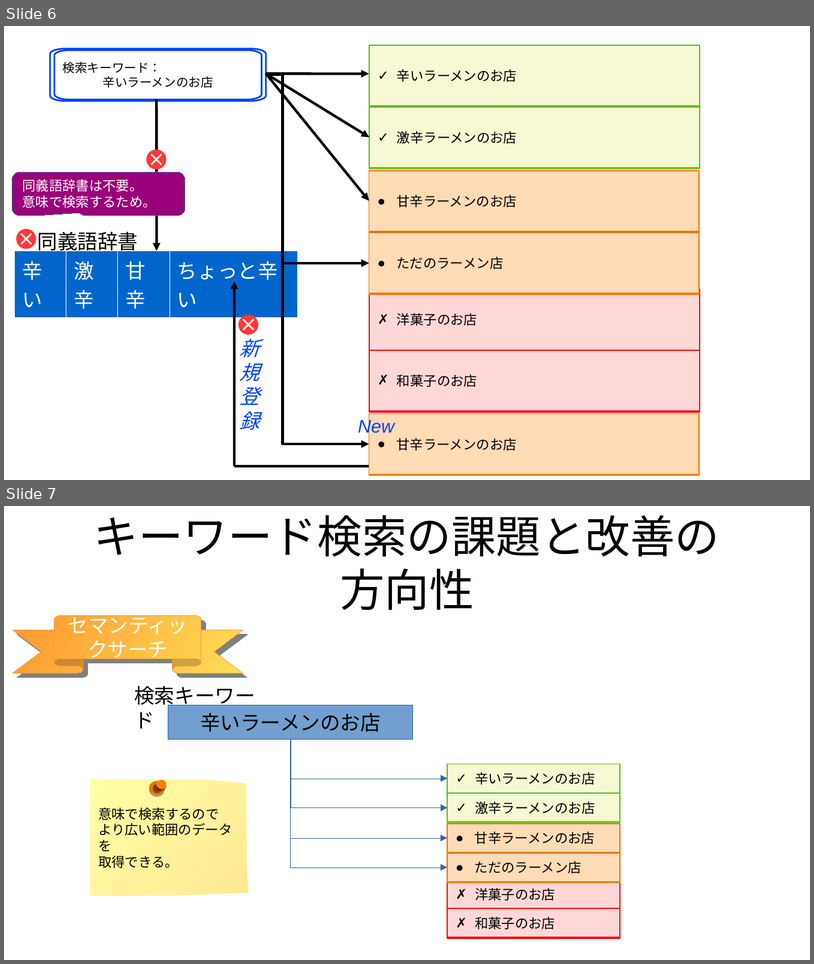
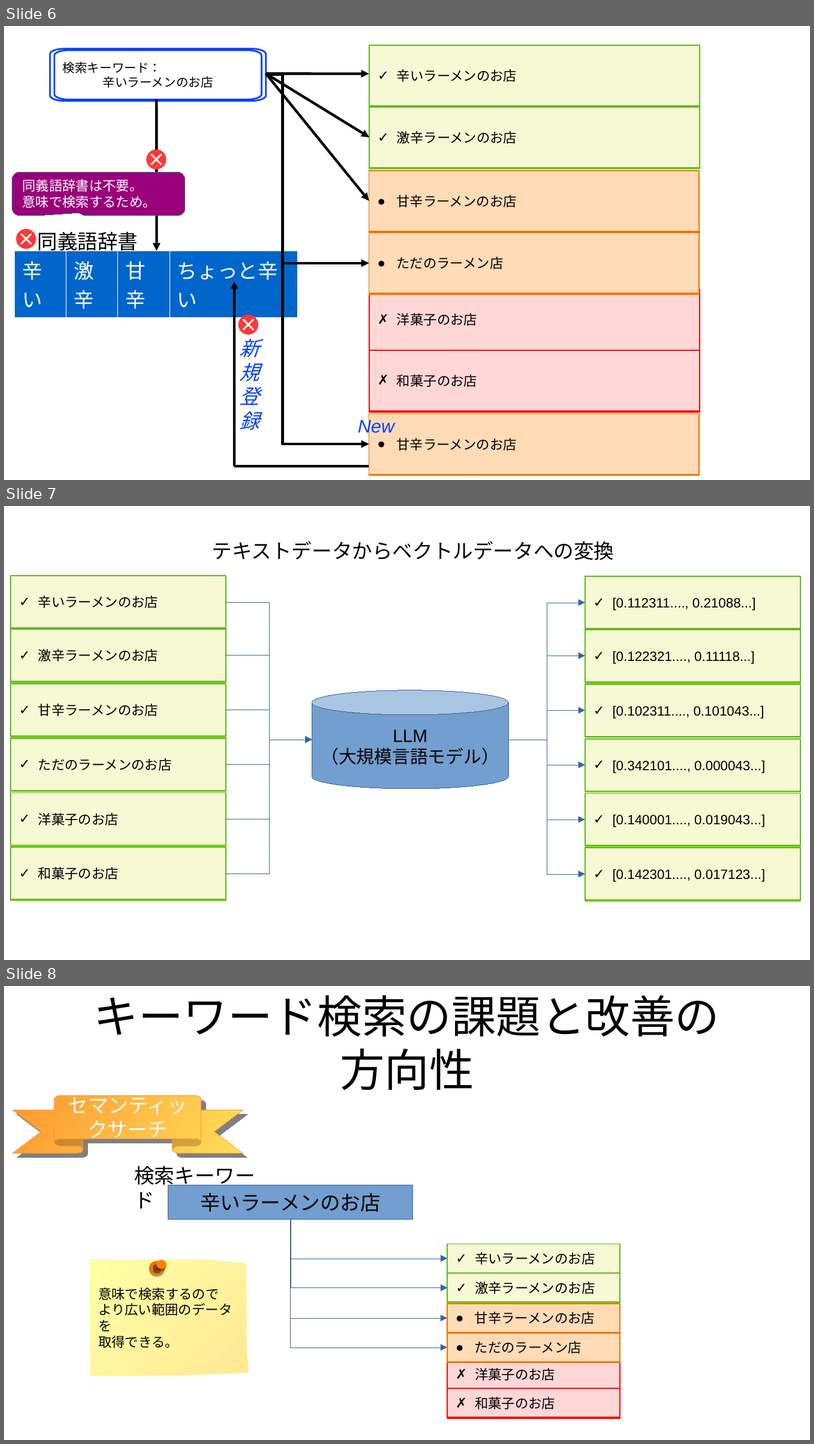
Before and after one commit to komainu8/rabbit-slide-komainu8-postgresql-conference-japan-2025, a slide deck: images.odp. Shown one above the other, each under a label of ours: slides 6 and 7 before the commit, slides 6, 7 and 8 after it. The pictures are 814x964 and 814x1444 pixels, drawn with LibreOffice and Linux fonts; fonts in the diff are those of the drawing. Boxes give left, top, right and bottom in pixels: in the first picture for what was removed or moved away, otherwise in the second. Text is boxed around its words. In the diff, an @@ line names an element or a change of style, - is before the commit and + after.

```diff
--- a/images.odp
+++ b/images.odp
@@ slide 7 added at <box>4,506,810,960</box>, background #FFFFFF @@
@@ text added at <box>212,541,615,560</box>, 18 pt, text #000000 @@
+テキストデータからベクトルデータへの変換
@@ rectangle added at <box>11,576,226,628</box>, fill #F6F9D4, outline #5EB91E 0.99 pt, 12 pt, text #000000 @@
+✓ 辛いラーメンのお店
@@ rectangle added at <box>585,576,801,628</box>, fill #F6F9D4, outline #5EB91E 0.99 pt, 12 pt, text #000000 @@
+✓ [0.112311...., 0.21088...]
@@ elbow arrow added from (227, 602) to (312, 739), #3465A4 0 pt @@
@@ elbow arrow added from (509, 739) to (585, 603), #3465A4 0 pt @@
@@ rectangle added at <box>11,630,226,682</box>, fill #F6F9D4, outline #5EB91E 0.99 pt, 12 pt, text #000000 @@
+✓ 激辛ラーメンのお店
@@ rectangle added at <box>585,630,801,682</box>, fill #F6F9D4, outline #5EB91E 0.99 pt, 12 pt, text #000000 @@
+✓ [0.122321...., 0.11118...]
@@ elbow arrow added from (227, 655) to (312, 739), #3465A4 0 pt @@
@@ elbow arrow added from (509, 739) to (585, 656), #3465A4 0 pt @@
@@ rectangle added at <box>11,684,226,736</box>, fill #F6F9D4, outline #5EB91E 0.99 pt, 12 pt, text #000000 @@
+✓ 甘辛ラーメンのお店
@@ rectangle added at <box>585,684,801,736</box>, fill #F6F9D4, outline #5EB91E 0.99 pt, 12 pt, text #000000 @@
+✓ [0.102311...., 0.101043...]
@@ cylinder added at <box>312,690,509,788</box>, fill #729FCF, outline #3465A4 0 pt, 16 pt, text #000000 @@
+LLM
+（大規模言語モデル）
@@ elbow arrow added from (227, 709) to (312, 739), #3465A4 0 pt @@
@@ elbow arrow added from (509, 739) to (585, 710), #3465A4 0 pt @@
@@ rectangle added at <box>11,738,226,790</box>, fill #F6F9D4, outline #5EB91E 0.99 pt, 12 pt, text #000000 @@
+✓ ただのラーメンのお店
@@ elbow arrow added from (227, 764) to (312, 739), #3465A4 0 pt @@
@@ elbow arrow added from (227, 819) to (312, 739), #3465A4 0 pt @@
@@ elbow arrow added from (227, 873) to (312, 739), #3465A4 0 pt @@
@@ elbow arrow added from (509, 739) to (585, 765), #3465A4 0 pt @@
@@ elbow arrow added from (509, 739) to (585, 819), #3465A4 0 pt @@
@@ elbow arrow added from (509, 739) to (585, 874), #3465A4 0 pt @@
@@ rectangle added at <box>585,738,801,790</box>, fill #F6F9D4, outline #5EB91E 0.99 pt, 12 pt, text #000000 @@
+✓ [0.342101...., 0.000043...]
@@ rectangle added at <box>11,792,226,844</box>, fill #F6F9D4, outline #5EB91E 0.99 pt, 12 pt, text #000000 @@
+✓ 洋菓子のお店
@@ rectangle added at <box>585,793,801,846</box>, fill #F6F9D4, outline #5EB91E 0.99 pt, 12 pt, text #000000 @@
+✓ [0.140001...., 0.019043...]
@@ rectangle added at <box>11,847,226,900</box>, fill #F6F9D4, outline #5EB91E 0.99 pt, 12 pt, text #000000 @@
+✓ 和菓子のお店
@@ rectangle added at <box>585,848,801,900</box>, fill #F6F9D4, outline #5EB91E 0.99 pt, 12 pt, text #000000 @@
+✓ [0.142301...., 0.017123...]
@@ what was slide 7 is now slide 8 @@
```
Also in this commit, not shown: 1 slide changed.
